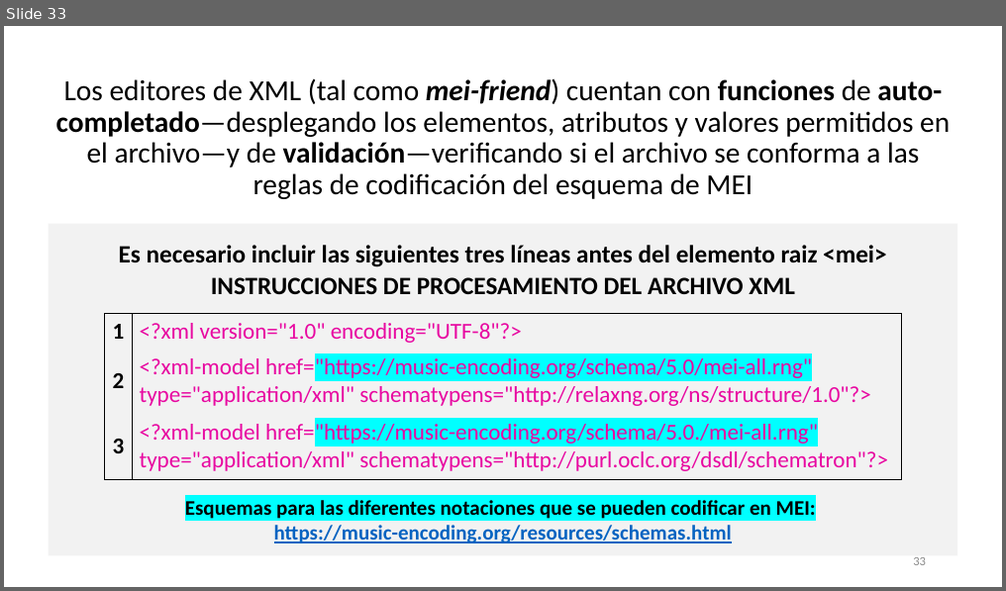
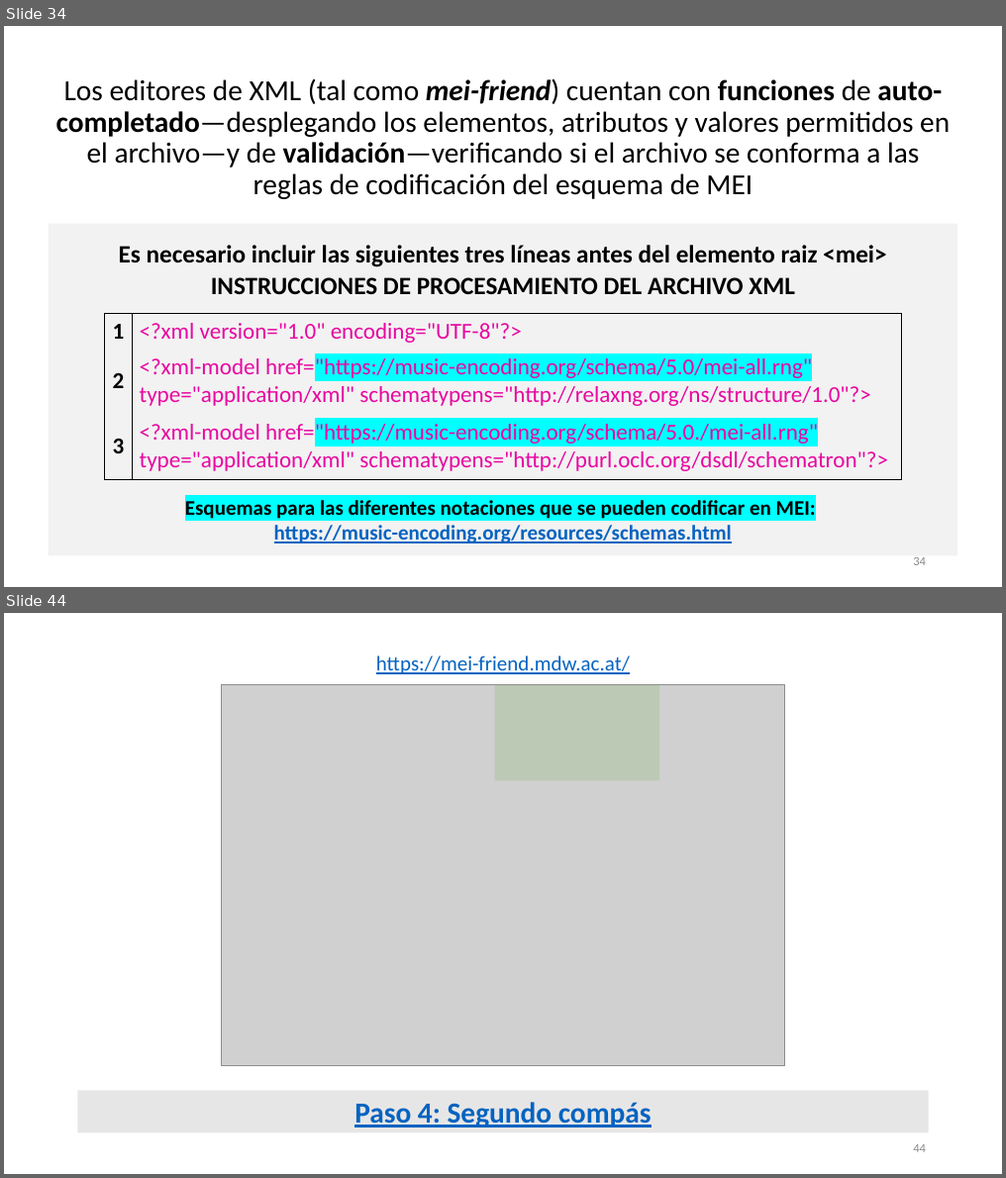
Before and after one commit to martha-thomae/Taller_de_codificacion_en_MEI, a slide deck: Taller_TEI2024_MThomae.pptx. Shown one above the other, each under a label of ours: slide 33 before the commit, slides 34 and 44 after it; the slides between them are not shown. The pictures are 1006x591 and 1006x1178 pixels, drawn with LibreOffice and Linux fonts; fonts in the diff are those of the drawing; grey boxes stand for pictures. Boxes give left, top, right and bottom in pixels: in the first picture for what was removed or moved away, otherwise in the second. Text is boxed around its words. In the diff, an @@ line names an element or a change of style, - is before the commit and + after.

```diff
--- a/Taller_TEI2024_MThomae.pptx
+++ b/Taller_TEI2024_MThomae.pptx
@@ slide 44 added at (4,613,1002,1174), background #FFFFFF @@
@@ text added at (376,656,630,674), 20 pt, text #0563C1, underline @@
+https://mei-friend.mdw.ac.at/
@@ picture added at (221,685,785,1065) @@
@@ rectangle added at (495,685,659,780), fill #70AD47 at 20% opacity @@
@@ rectangle added at (77,1090,929,1134), fill #E7E6E6, 28 pt, text #0563C1, bold, underline @@
+Paso 4: Segundo compás
@@ page number added at (913,1145,926,1153), 12 pt, text #8C8C8C @@
+44
@@ what was slide 33 is now slide 34 @@
@@ page number at (913,558,926,566): text changed @@
-33
+34
```
Also in this commit, not shown: 7 slides changed, 26 other slides added, 1 slide removed.
